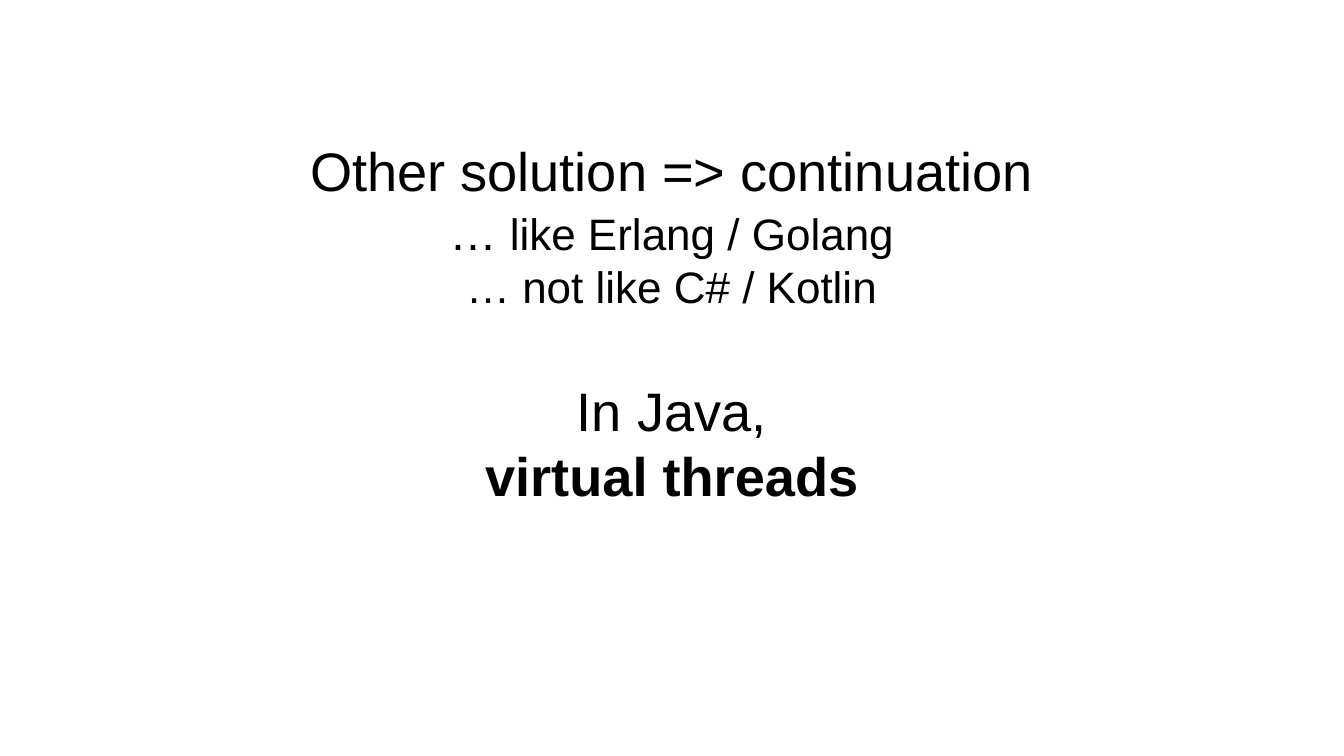
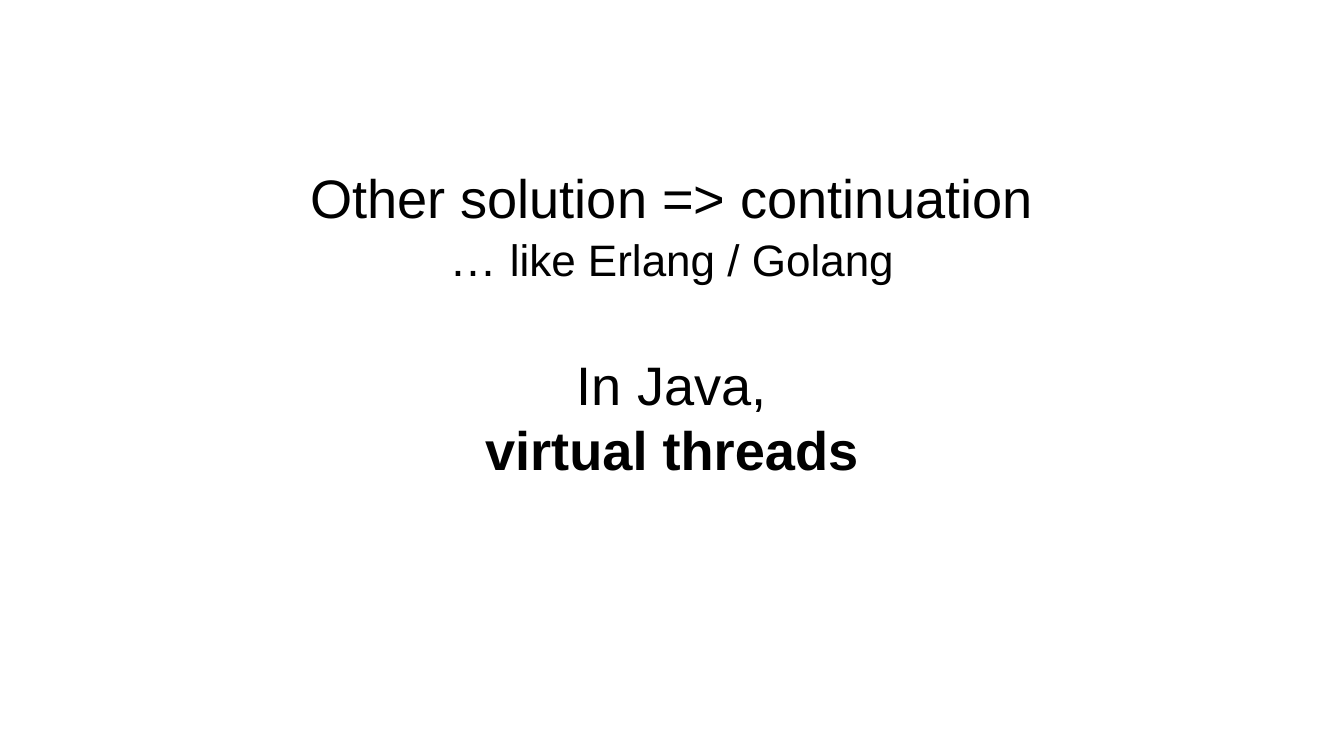
Before and after one commit to forax/loom-fiber, a slide deck: slide 12 of loom is looming.odp. Drawn at 1344x756 pixels with LibreOffice and Linux fonts; fonts in the diff are those of the drawing. Boxes give left, top, right and bottom in pixels: in the first picture for what was removed or moved away, otherwise in the second. Text is boxed around its words. In the diff, an @@ line names an element or a change of style, - is before the commit and + after.

```diff
--- a/loom is looming.odp
+++ b/loom is looming.odp
@@ subtitle at <box>310,178,1033,471</box>: text changed @@
-Other solution => continuation
-… like Erlang / Golang
-… not like C# / Kotlin
-In Java,
-virtual threads
+Other solution => continuation
+… like Erlang / Golang
+In Java,
+virtual threads
```
Also in this commit, not shown: 2 other slides changed, 1 slide added, 1 slide removed, 1 other file.
